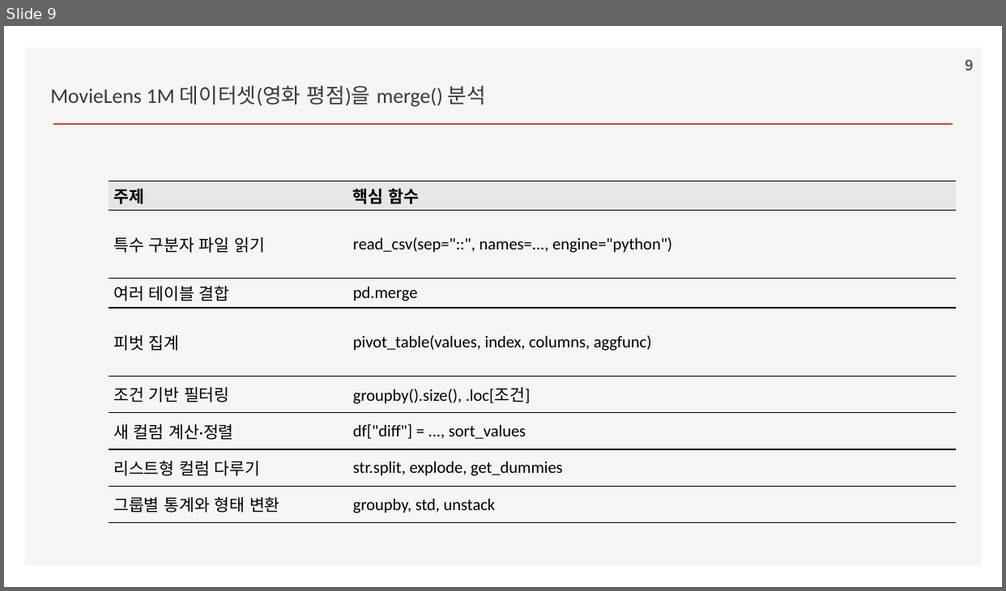
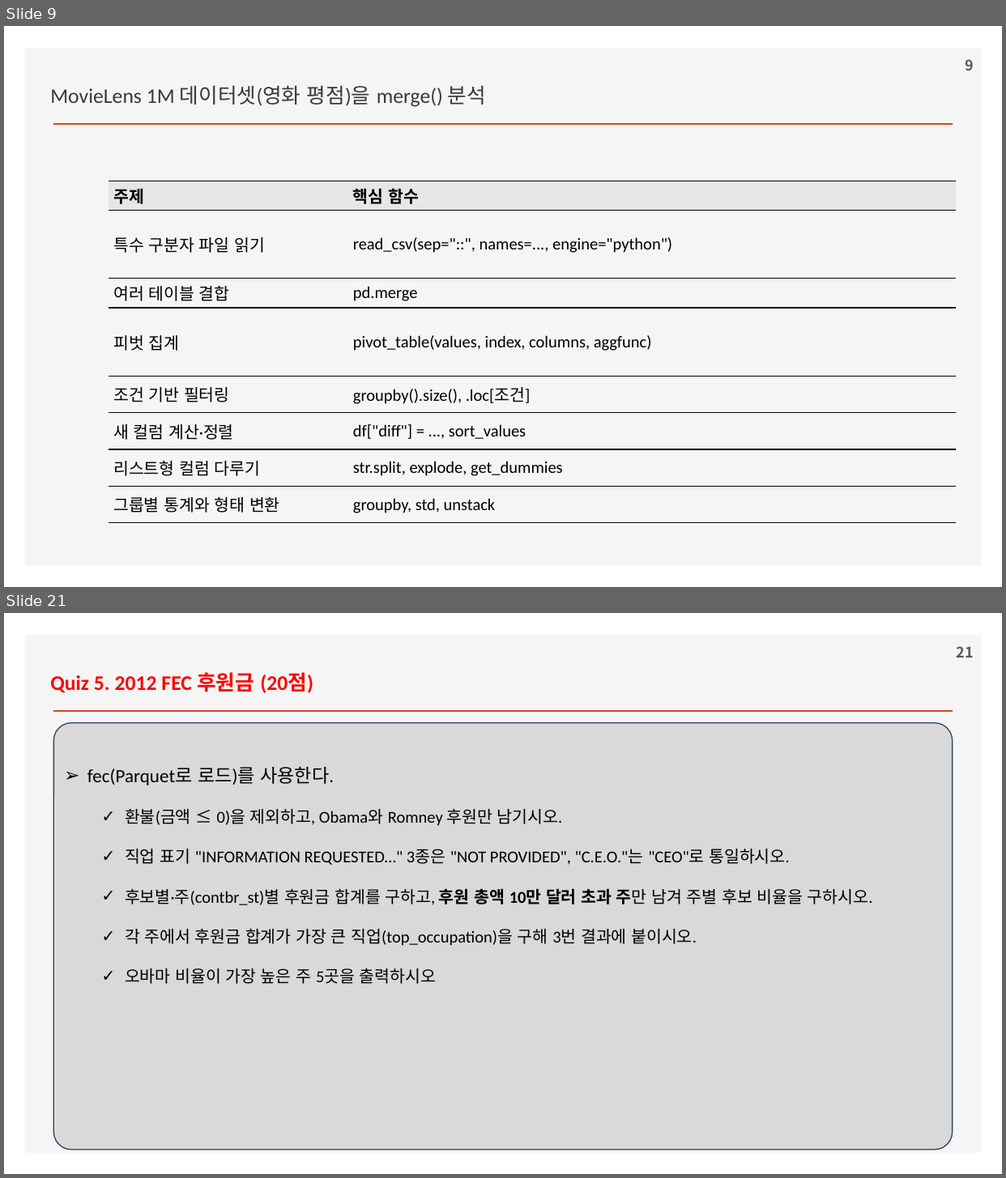
Before and after one commit to ancestor9/2026_Fall_Application-Deployment, a slide deck: 20261106/python for data analysis.pptx. Shown one above the other, each under a label of ours: slide 9 before the commit, slides 9 and 21 after it; the slides between them are not shown. The pictures are 1006x591 and 1006x1178 pixels, drawn with LibreOffice and Linux fonts; fonts in the diff are those of the drawing; background and template pictures are left out. Boxes give left, top, right and bottom in pixels: in the first picture for what was removed or moved away, otherwise in the second. Text is boxed around its words. In the diff, an @@ line names an element or a change of style, - is before the commit and + after.

```diff
--- a/20261106/python for data analysis.pptx
+++ b/20261106/python for data analysis.pptx
@@ slide 21 added at [4,613,1002,1174], background #FFFFFF; not listed: 2 template elements that a slide beside it also shows @@
@@ page number added at [956,646,973,658], 14 pt, text #595959, bold @@
+21
@@ text added at [50,672,313,693], 20 pt, text #FF0000, bold @@
+Quiz 5. 2012 FEC 후원금 (20점)
@@ rounded rectangle added at [53,723,952,1150], fill #D9D9D9, outline #28445D 1 pt @@
@@ text added at [87,767,873,984], 16 pt, text #000000 @@
+➢ fec(Parquet로 로드)를 사용한다.
+  ✓ 환불(금액 ≤ 0)을 제외하고, Obama와 Romney 후원만 남기시오.
+  ✓ 직업 표기 "INFORMATION REQUESTED…" 3종은 "NOT PROVIDED", "C.E.O."는 "CEO"로 통일하시오.
+  ✓ 후보별·주(contbr_st)별 후원금 합계를 구하고, 후원 총액 10만 달러 초과 주만 남겨 주별 후보 비율을 구하시오.
+  ✓ 각 주에서 후원금 합계가 가장 큰 직업(top_occupation)을 구해 3번 결과에 붙이시오.
+  ✓ 오바마 비율이 가장 높은 주 5곳을 출력하시오
```
Also in this commit, not shown: 2 slides changed, 11 other slides added.
